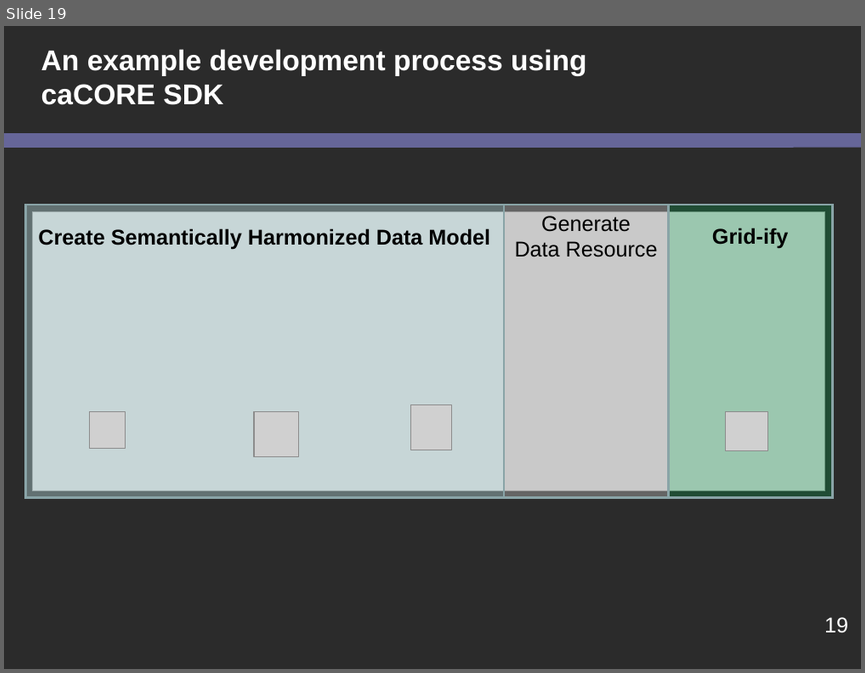
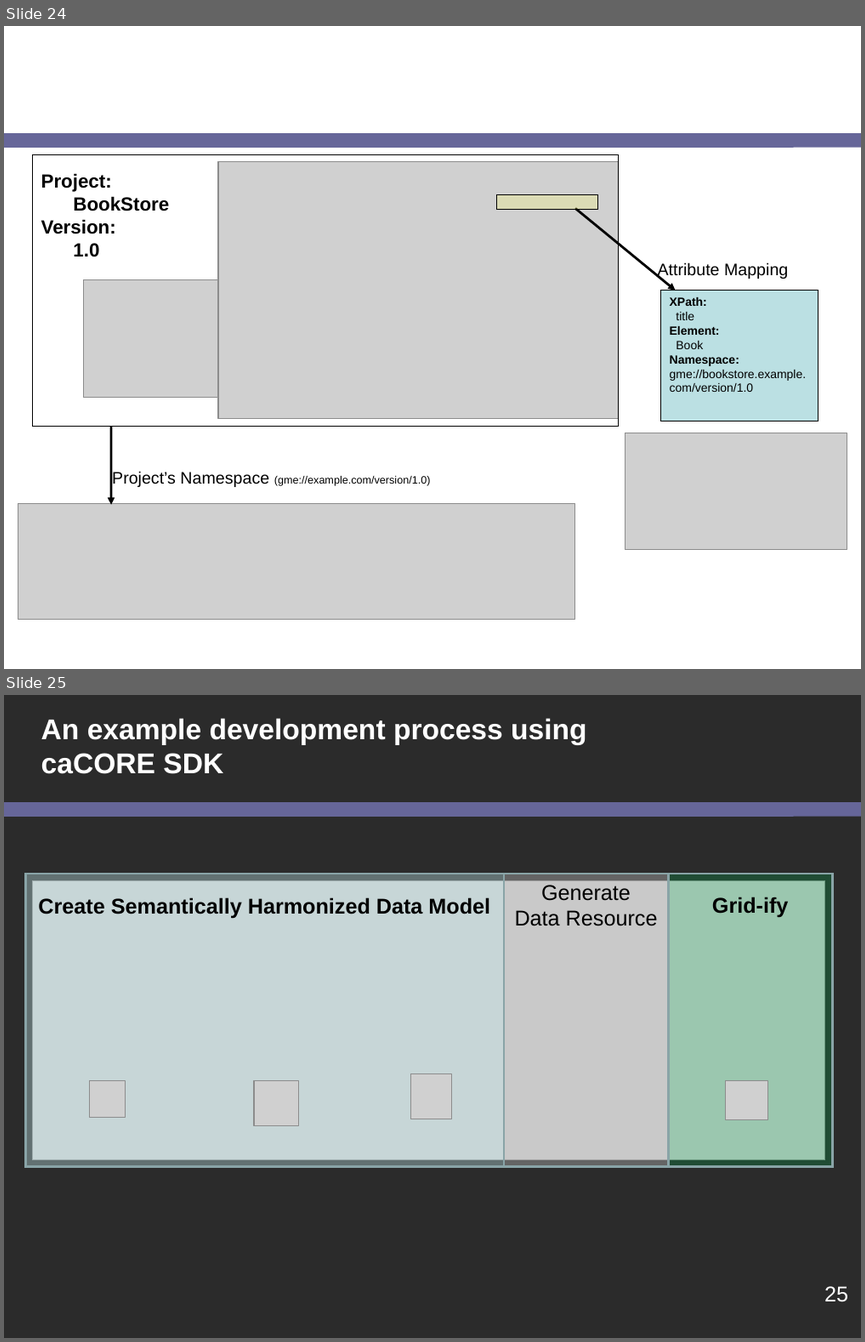
Before and after one commit to NCIP/cagrid-docs, a slide deck: presentations/overview/caGrid_Core_Overview_ONC.ppt. Shown one above the other, each under a label of ours: slide 19 before the commit, slides 24 and 25 after it. The pictures are 865x673 and 865x1342 pixels, drawn with LibreOffice and Linux fonts; fonts in the diff are those of the drawing; grey boxes stand for pictures; background and template pictures are left out; a plain dark background stands for a picture behind light text. Boxes give left, top, right and bottom in pixels: in the first picture for what was removed or moved away, otherwise in the second. Text is boxed around its words. In the diff, an @@ line names an element or a change of style, - is before the commit and + after.

```diff
--- a/presentations/overview/caGrid_Core_Overview_ONC.ppt
+++ b/presentations/overview/caGrid_Core_Overview_ONC.ppt
@@ slide 24 added at (4,26,861,669), background picture (left out); not listed: 2 template elements that a slide beside it also shows @@
@@ title added at (32,26,675,126), 24 pt, text #FFFFFF, bold @@
+Partial Mapping Example
@@ rectangle added at (32,154,618,426), outline #000000 0.74 pt @@
@@ text added at (41,173,169,257), 16 pt, text #000000, bold @@
+Project:
+BookStore
+Version:
+1.0
@@ picture added at (218,161,619,419) @@
@@ rectangle added at (497,195,598,210), fill #FFFF66 at 25% opacity, outline #000000 0.74 pt @@
@@ arrow added from (575, 209) to (675, 290), #000000 2.01 pt @@
@@ picture added at (84,279,218,397) @@
@@ text added at (658,262,788,279), 14 pt, text #000000 @@
+Attribute Mapping
@@ rectangle added at (661,290,818,420), fill #BBE0E3, outline #000000 0.74 pt, 10 pt, text #000000 @@
+XPath:
+title
+Element:
+Book
+Namespace: gme://bookstore.example.com/version/1.0
@@ arrow added from (111, 426) to (111, 504), #000000 2.01 pt @@
@@ picture added at (625,433,846,550) @@
@@ text added at (112,471,430,488), 9 pt, text #000000 @@
+Project’s Namespace (gme://example.com/version/1.0)
@@ picture added at (18,503,575,618) @@
@@ what was slide 19 is now slide 25 @@
@@ page number at (824,1286,848,1302): text changed @@
-19
+25
```
Also in this commit, not shown: 2 slides changed, 11 other slides added.
